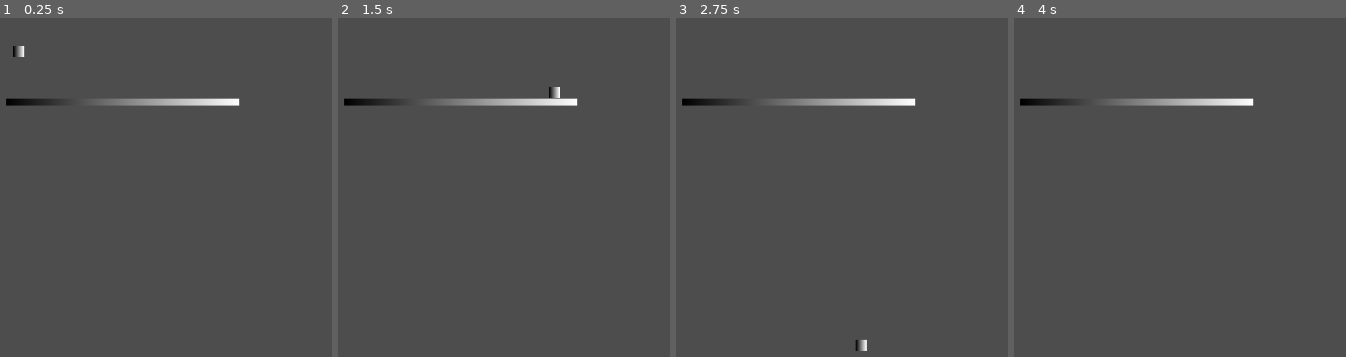
Above: before the commit, frames 1-4 (left to right).
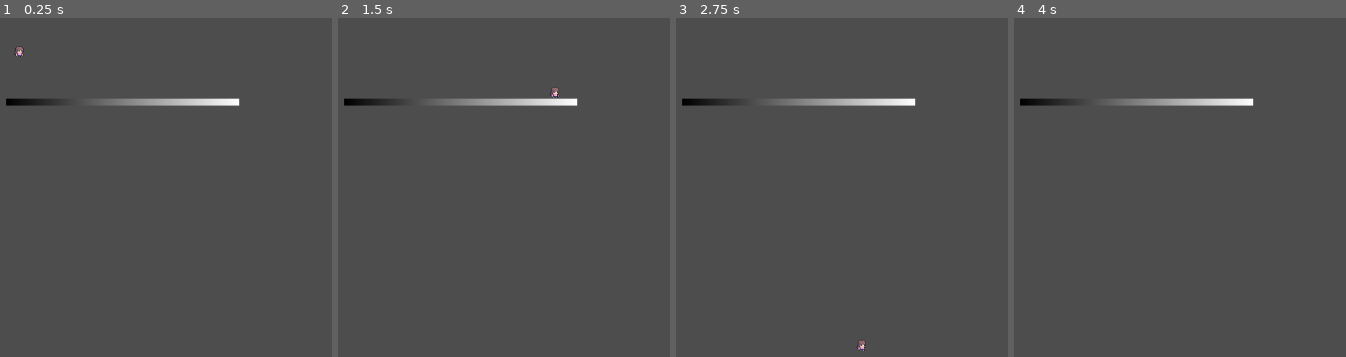
Above: after the commit, the same moments.

Repository: ajogerio/monkey-game
Game: Godot game, scene res://Scenes/player_scene.tscn
Two runs of this game, one before a commit and one after it. Both use one fixed random seed, a clock stepped at 60 frames per second and the inputs below.
Inputs:
- Up to frame 1 (0.25 s): no input
- Up to frame 2 (1.5 s): tap Enter at 0.5 s; hold D (move_right) from 0.53 s (still down); tap W (jump) at 0.77 s
- Up to frame 3 (2.75 s): tap W (jump) at 1.52 s; tap Space at 2 s; release D (move_right) at 2.03 s; hold A (move_left) from 2.03 s (still down)
- Up to frame 4 (4 s): release A (move_left) at 2.78 s; hold D (move_right) from 2.78 s (still down); tap W (jump) at 3.02, 3.77 s; tap Enter at 3.5 s

The runs differ from the first frame. In frame 1, 0.1% of the frame differs, in the area x 3-8%, y 8-12%; in frame 2, less than 0.1%; in frame 3, less than 0.1%; in frame 4, nothing differs.

Commit message:
feat: add animation frames

Diff:
--- a/Scenes/player_scene.tscn
+++ b/Scenes/player_scene.tscn
@@ -1,13 +1,45 @@
-[gd_scene load_steps=8 format=3 uid="uid://lyabiikwtq6h"]
+[gd_scene load_steps=10 format=3 uid="uid://lyabiikwtq6h"]
 
 [ext_resource type="Script" path="res://Scripts/player.gd" id="1_olb5b"]
+[ext_resource type="Texture2D" uid="uid://3herub60pkpq" path="res://Sprites/Player/cb character idle sprite.png" id="2_ulh0l"]
 
-[sub_resource type="Gradient" id="Gradient_yrb32"]
+[sub_resource type="Animation" id="Animation_he1jt"]
+resource_name = "idle"
+length = 0.3
+loop_mode = 1
+tracks/0/type = "value"
+tracks/0/imported = false
+tracks/0/enabled = true
+tracks/0/path = NodePath(".:frame")
+tracks/0/interp = 1
+tracks/0/loop_wrap = true
+tracks/0/keys = {
+"times": PackedFloat32Array(0, 0.1, 0.2),
+"transitions": PackedFloat32Array(1, 1, 1),
+"update": 1,
+"values": [0, 1, 2]
+}
 
-[sub_resource type="GradientTexture2D" id="GradientTexture2D_codpf"]
-gradient = SubResource("Gradient_yrb32")
-width = 16
-height = 16
+[sub_resource type="Animation" id="Animation_axjhf"]
+length = 0.001
+tracks/0/type = "value"
+tracks/0/imported = false
+tracks/0/enabled = true
+tracks/0/path = NodePath(".:frame")
+tracks/0/interp = 1
+tracks/0/loop_wrap = true
+tracks/0/keys = {
+"times": PackedFloat32Array(0),
+"transitions": PackedFloat32Array(1),
+"update": 1,
+"values": [0]
+}
+
+[sub_resource type="AnimationLibrary" id="AnimationLibrary_anggn"]
+_data = {
+"RESET": SubResource("Animation_axjhf"),
+"idle": SubResource("Animation_he1jt")
+}
 
 [sub_resource type="RectangleShape2D" id="RectangleShape2D_3laj3"]
 size = Vector2(16, 16)
@@ -29,9 +61,17 @@
 script = ExtResource("1_olb5b")
 
 [node name="Sprite2D" type="Sprite2D" parent="Player"]
-texture = SubResource("GradientTexture2D_codpf")
+texture_filter = 1
+texture = ExtResource("2_ulh0l")
+hframes = 3
+
+[node name="AnimationPlayer" type="AnimationPlayer" parent="Player/Sprite2D"]
+libraries = {
+"": SubResource("AnimationLibrary_anggn")
+}
 
 [node name="CollisionShape2D" type="CollisionShape2D" parent="Player"]
+visible = false
 shape = SubResource("RectangleShape2D_3laj3")
 
 [node name="Floor" type="StaticBody2D" parent="."]
